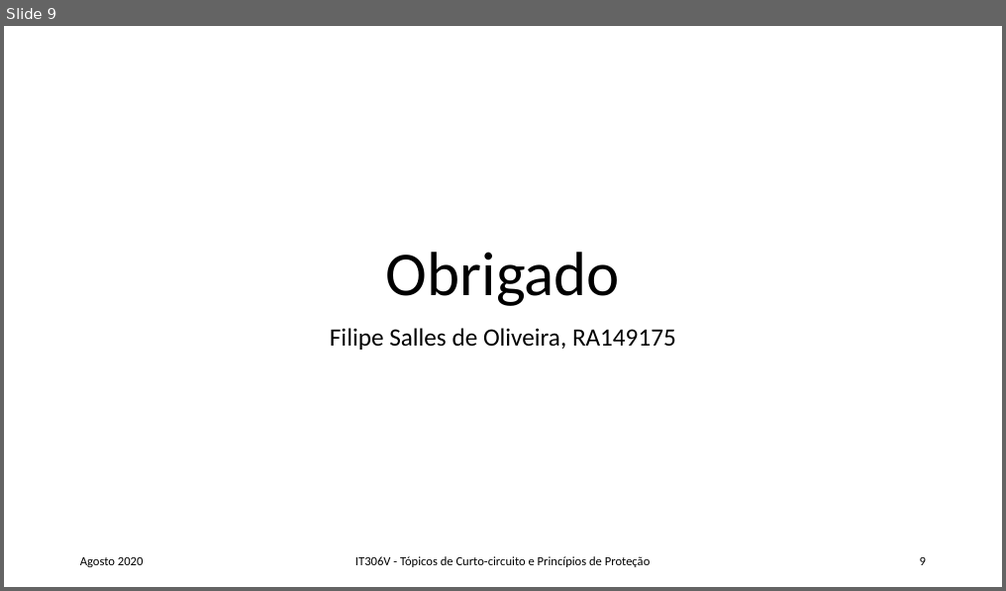
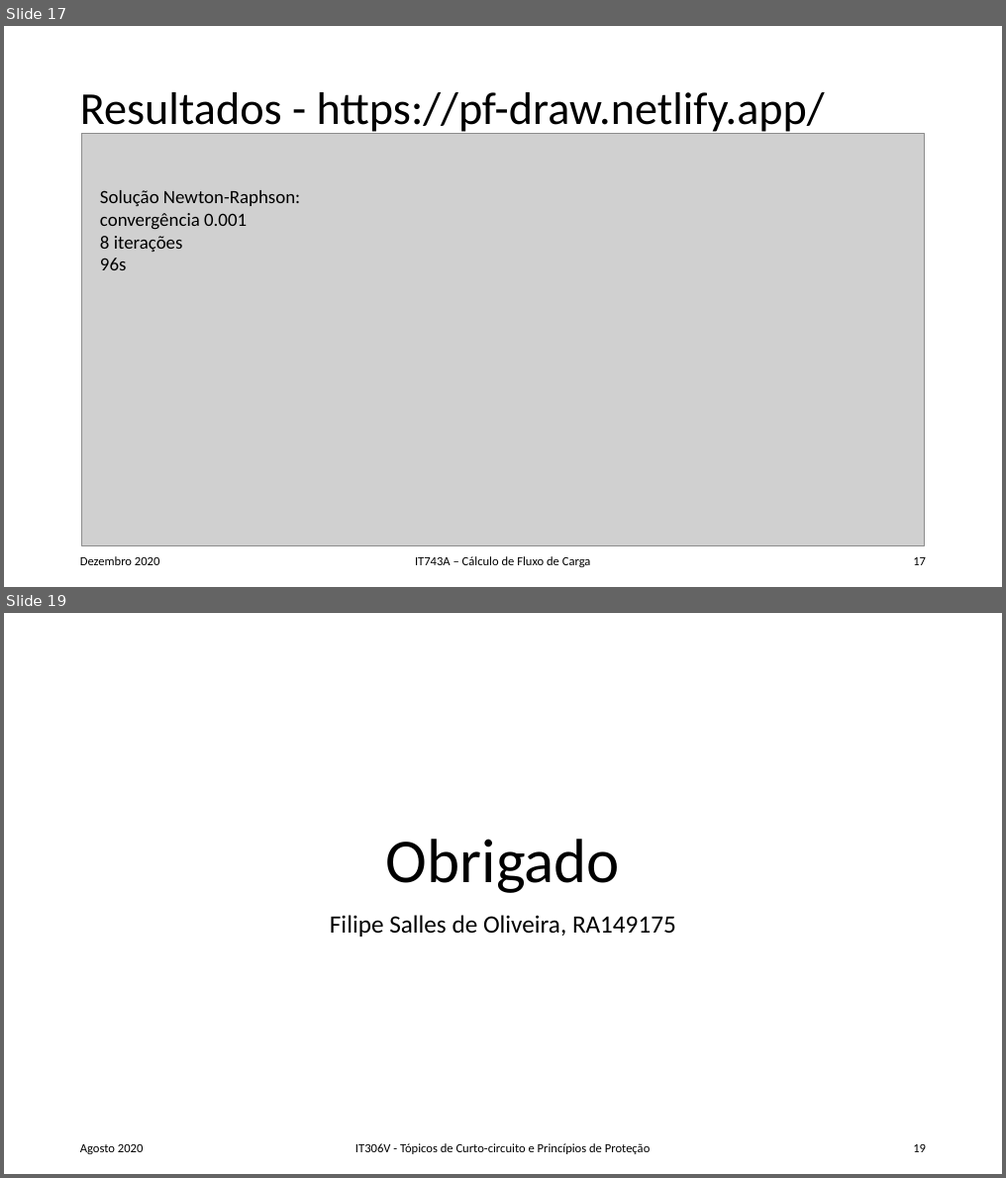
Before and after one commit to FilipeSO/pf-draw, a slide deck: public/ppt/RA149175_FSO_Rel_slides_rev1.pptx. Shown one above the other, each under a label of ours: slide 9 before the commit, slides 17 and 19 after it; the slides between them are not shown. The pictures are 1006x591 and 1006x1178 pixels, drawn with LibreOffice and Linux fonts; fonts in the diff are those of the drawing; grey boxes stand for pictures. Boxes give left, top, right and bottom in pixels: in the first picture for what was removed or moved away, otherwise in the second. Text is boxed around its words. In the diff, an @@ line names an element or a change of style, - is before the commit and + after.

Commit message:
adicionado informacoes aos resultados das tabelas barstate e powerflowstate

```diff
--- a/public/ppt/RA149175_FSO_Rel_slides_rev1.pptx
+++ b/public/ppt/RA149175_FSO_Rel_slides_rev1.pptx
@@ slide 17 added at [4, 26, 1002, 587], background #FFFFFF @@
@@ title added at [80, 92, 825, 136], 44 pt, text #000000 @@
+Resultados - https://pf-draw.netlify.app/
@@ picture added at [82, 134, 924, 547] @@
@@ text added at [100, 190, 300, 271], 18 pt, text #000000 @@
+Solução Newton-Raphson: convergência 0.001
+8 iterações
+96s
@@ text added at [80, 557, 160, 566], 12 pt, text #000000 @@
+Dezembro 2020
@@ text added at [415, 557, 591, 568], 12 pt, text #000000 @@
+IT743A – Cálculo de Fluxo de Carga
@@ page number added at [913, 558, 926, 566], 12 pt, text #000000 @@
+17
@@ what was slide 9 is now slide 19 @@
@@ page number at [913, 1145, 926, 1153]: text changed @@
-9
+19
```
Also in this commit, not shown: 1 slide changed, 9 other slides added, 2 other files.
